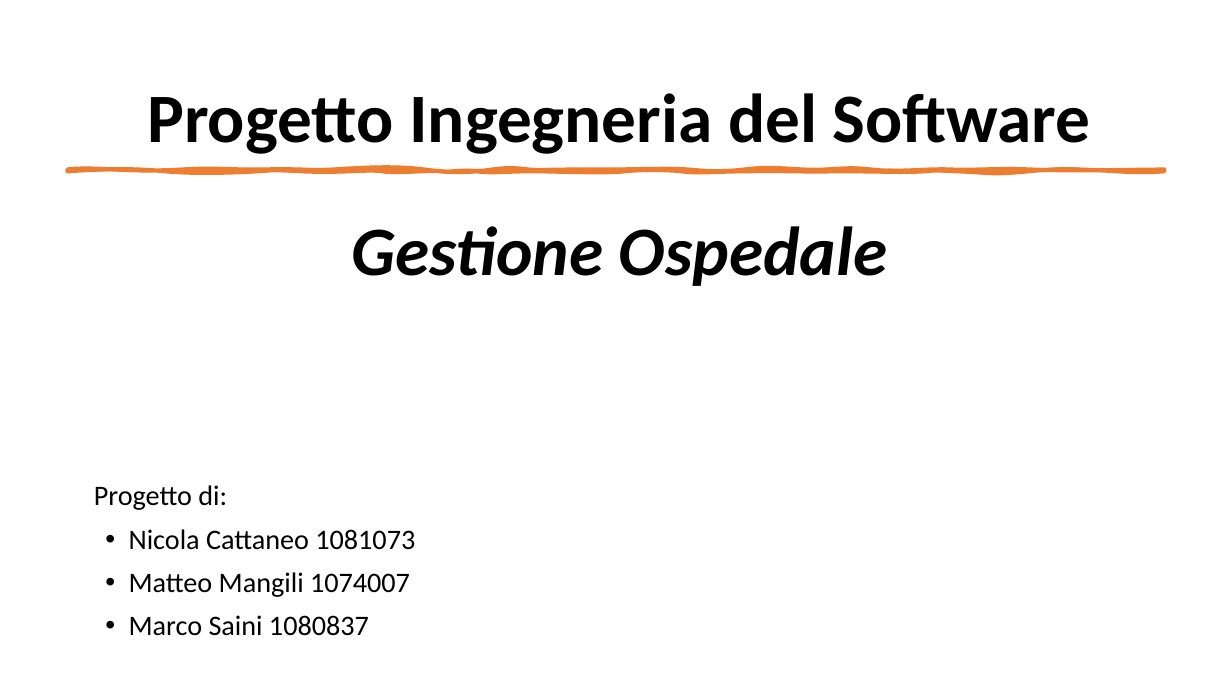
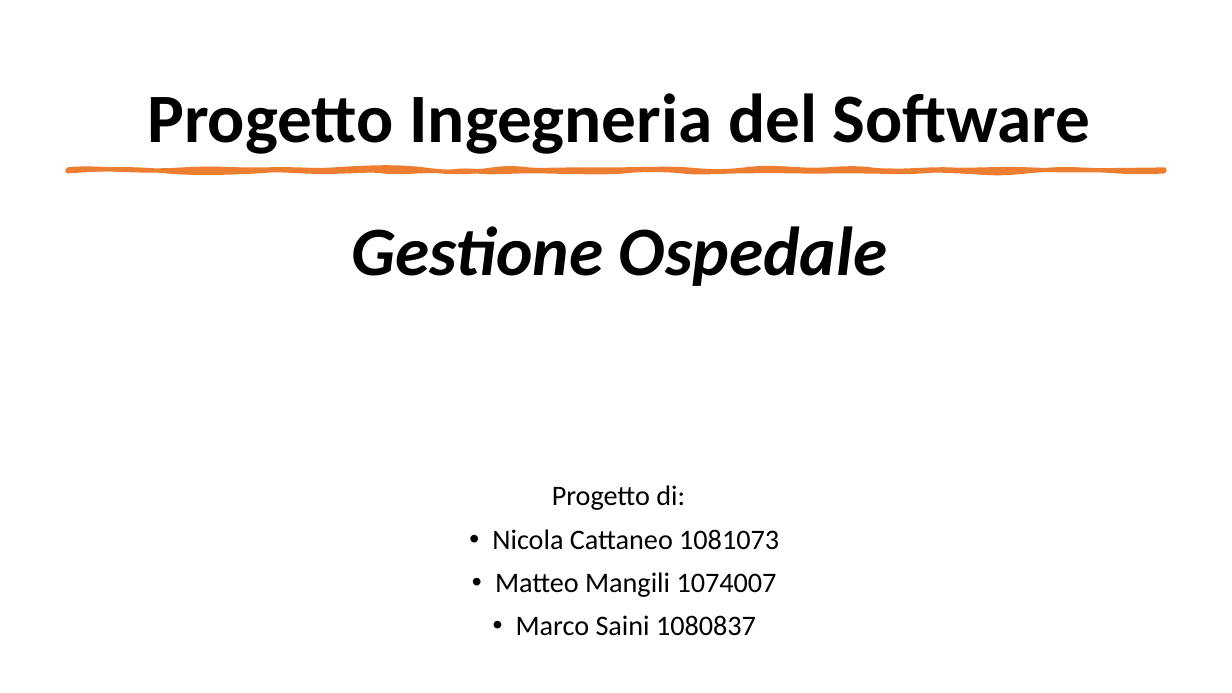
Before and after one commit to mangilimatteo/Progetto_Ingegneria_Software_Cattaneo_Mangili_Saini, a slide deck: slide 1 of Presentazione/Presentazione_Progetto.pptx. Drawn at 1232x693 pixels with LibreOffice and Linux fonts; fonts in the diff are those of the drawing. Boxes give left, top, right and bottom in pixels: in the first picture for what was removed or moved away, otherwise in the second. Text is boxed around its words. In the diff, an @@ line names an element or a change of style, - is before the commit and + after.

Commit message:
Update Presentazione Progetto

```diff
--- a/Presentazione/Presentazione_Progetto.pptx
+++ b/Presentazione/Presentazione_Progetto.pptx
@@ subtitle "Progetto di:": place and size @@
-subtitle "Progetto di:" at [94, 485, 415, 636]
+subtitle "Progetto di:" at [492, 485, 779, 636]
@@ subtitle "Progetto di:" at [492, 485, 779, 636]: alignment left to centre @@
```
Also in this commit, not shown: 11 other slides changed.
